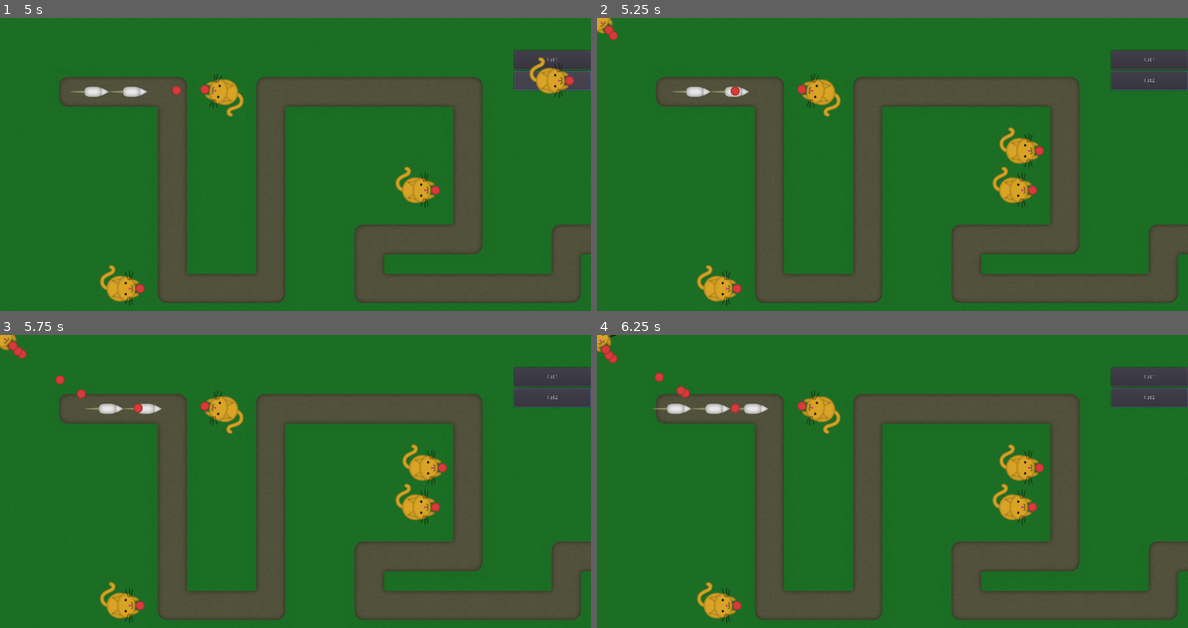
Above: before the commit, frames 1-4 (two rows, left to right).
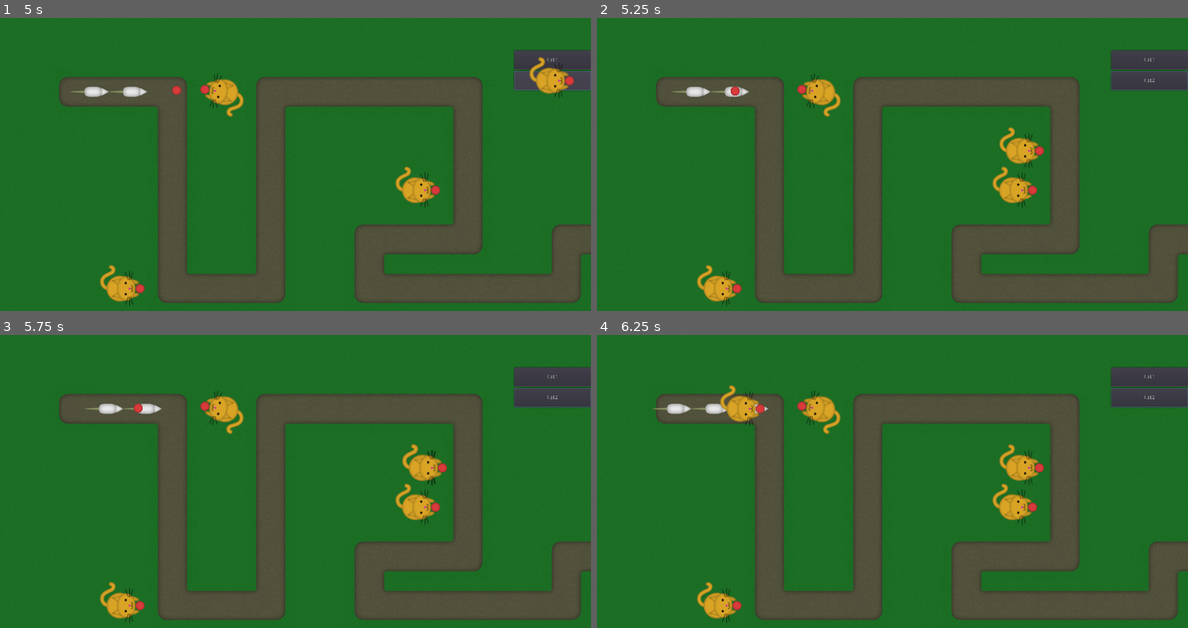
Above: after the commit, the same moments.

Repository: vibrunazo/godot-cats
Game: Godot game, scene res://scenes/Map.tscn
Two runs of this game, one before a commit and one after it. Both use one fixed random seed, a clock stepped at 60 frames per second and the inputs below.
Inputs (mouse positions are in pixels of both pictures, inside the frame that each line leads up to):
- Up to frame 1 (5 s): click "Cat1" at 0.5 s; click "Cat2" at 1.25 s; click "Cat1" at 2 s; click "Cat2" at 2.75 s; click "Cat1" at 3.5 s; click "Cat2" at 4.25 s
- Up to frame 2 (5.25 s): tap Enter (ui_accept) at 5, 5.1 s; move the mouse to (1022, 149) at 5.02 s; click (1022, 149) at 5.17 s
- Up to frame 3 (5.75 s): tap Enter (ui_accept) at 5.27, 5.57 s
- Up to frame 4 (6.25 s): drag from (774, 496) to (744, 408) at 5.77 s

Frame 1 is identical in both runs. In frame 2, 0.2% of the frame differs, in the area x 0-4%, y 0-8%; in frame 3, 0.3%; in frame 4, 0.8%, in the area x 0-29%, y 0-31%.

Commit message:
can build cat on mobile

Diff:
--- a/scenes/Map.gd
+++ b/scenes/Map.gd
@@ -23,9 +23,13 @@
 	$UI.add_child(cat_building)
 
 func _unhandled_input(event):
-	if event.is_action_released("ui_accept"):
+#	event == InputEventScreenTouch
+#	InputEventMouseButton.pressed
+#	print('new event %s' % event)
+	if event is InputEventMouseButton && !event.is_pressed():
+		print('is click event %s' % event)
+#	if event.is_action_released("ui_accept"):
 		if cat_building:
-			print('new event %s' % event)
 			cat_building.done_building()
 			cat_building = null
 
